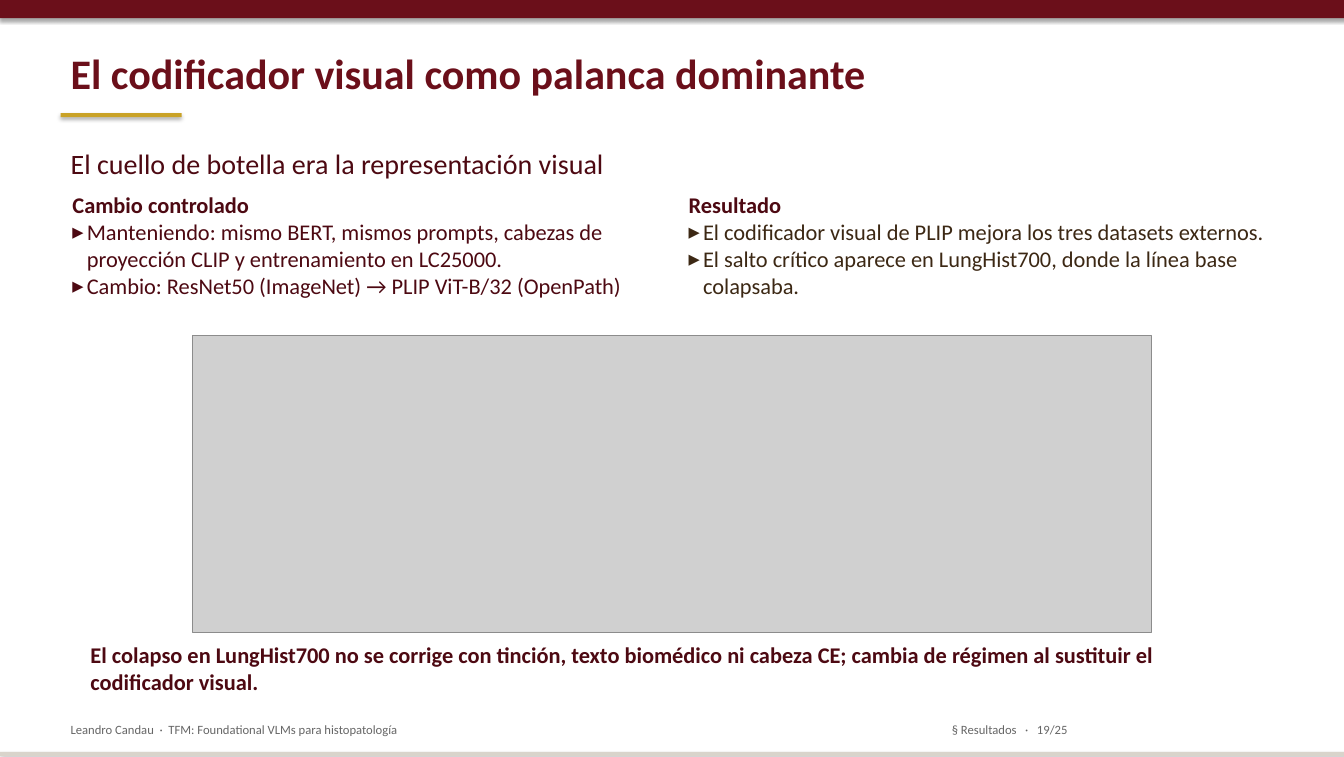
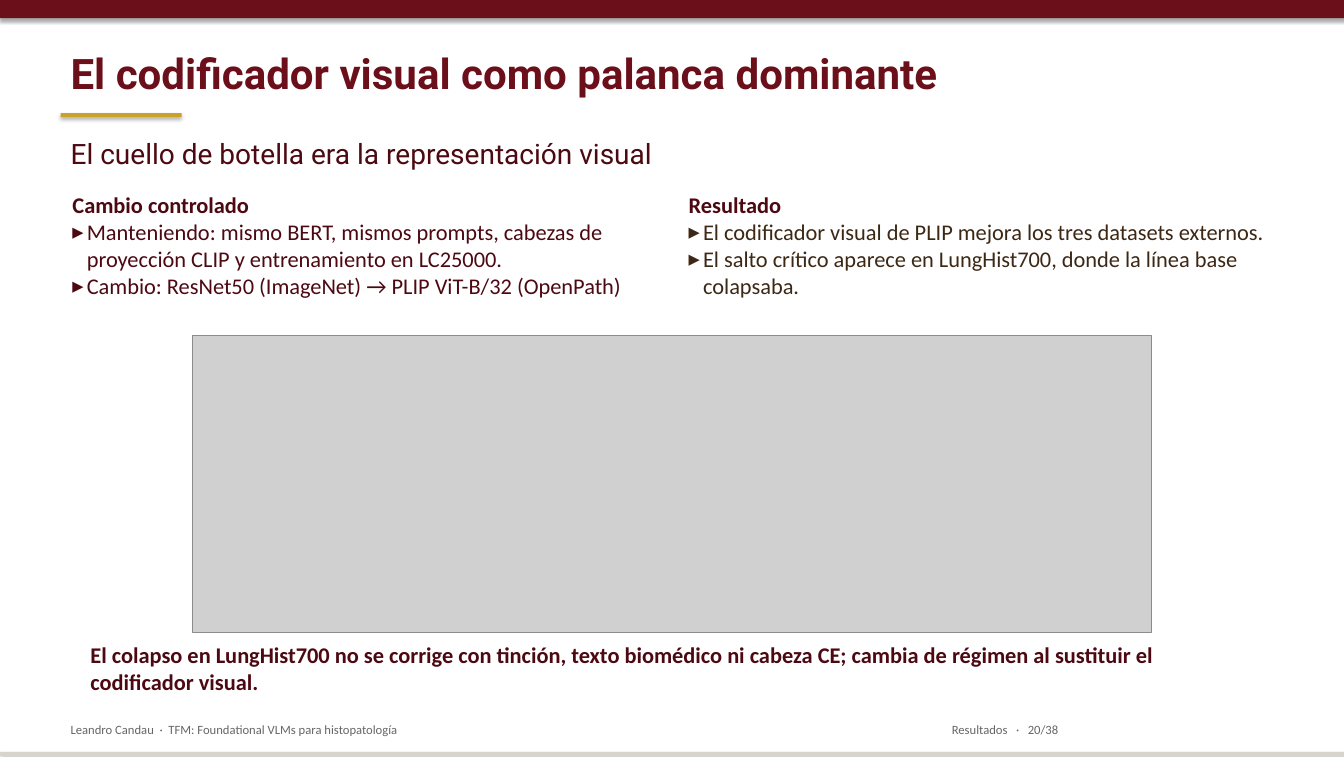
Before and after one commit to lcandau/histopathology-clip-lab, a slide deck: slide 20 of report/TFM_defense.pptx (slide 19 before the commit). Drawn at 1344x757 pixels with LibreOffice and Linux fonts; fonts in the diff are those of the drawing; grey boxes stand for pictures. Boxes give left, top, right and bottom in pixels: in the first picture for what was removed or moved away, otherwise in the second. Text is boxed around its words. In the diff, an @@ line names an element or a change of style, - is before the commit and + after.

```diff
--- a/report/TFM_defense.pptx
+++ b/report/TFM_defense.pptx
@@ text "El codificador visual como palanca ..." at (x1=71, y1=57, x2=937, y2=98): font Calibri to Roboto @@
@@ text "El cuello de botella era ..." at (x1=71, y1=143, x2=651, y2=170): font Calibri to Roboto @@
@@ text "El cuello de botella era ..." moved from (x1=71, y1=154, x2=604, y2=179) to (x1=71, y1=143, x2=651, y2=170) @@
@@ text at (x1=952, y1=725, x2=1058, y2=734): text changed @@
-§ Resultados · 19/25
+Resultados · 20/38
```
Also in this commit, not shown: 18 other slides changed, 14 slides added, 1 slide removed, 1 other file.
